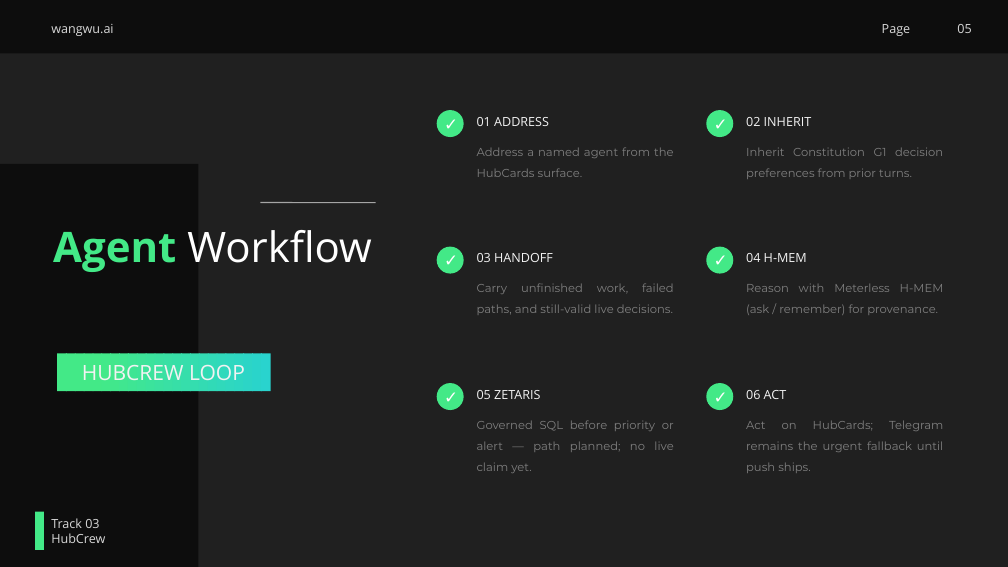
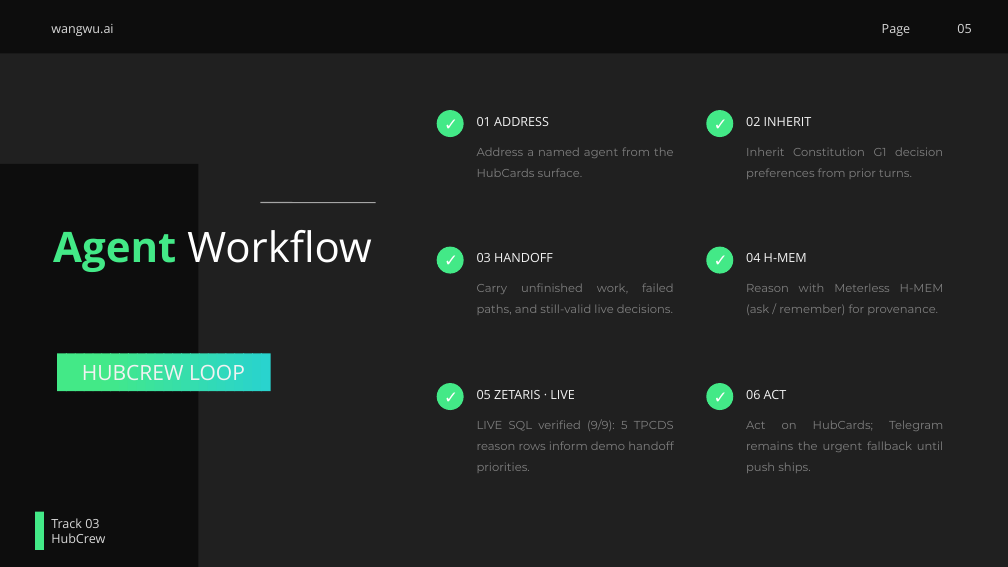
Before and after one commit to wangwu-30/open-agent-2026, a slide deck: slide 5 of HubCrew-Open-Agent-2026.pptx. Drawn at 1008x567 pixels with LibreOffice and Linux fonts; fonts in the diff are those of the drawing. Boxes give left, top, right and bottom in pixels: in the first picture for what was removed or moved away, otherwise in the second. Text is boxed around its words. In the diff, an @@ line names an element or a change of style, - is before the commit and + after.

Commit message:
docs: mark Zetaris slides live with verified SQL evidence

```diff
--- a/HubCrew-Open-Agent-2026.pptx
+++ b/HubCrew-Open-Agent-2026.pptx
@@ text at bbox=[477, 390, 575, 399]: text changed @@
-05 ZETARIS
+05 ZETARIS · LIVE
@@ text at bbox=[477, 419, 674, 473]: text changed @@
-Governed SQL before priority or alert — path planned; no live claim yet.
+LIVE SQL verified (9/9): 5 TPCDS reason rows inform demo handoff priorities.
```
Also in this commit, not shown: 1 other slide changed.
